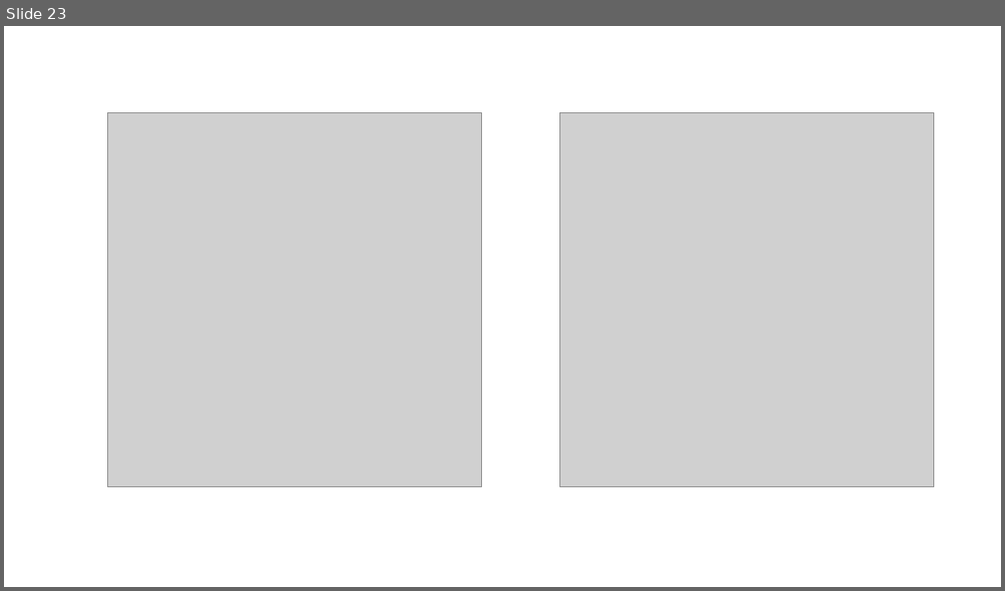
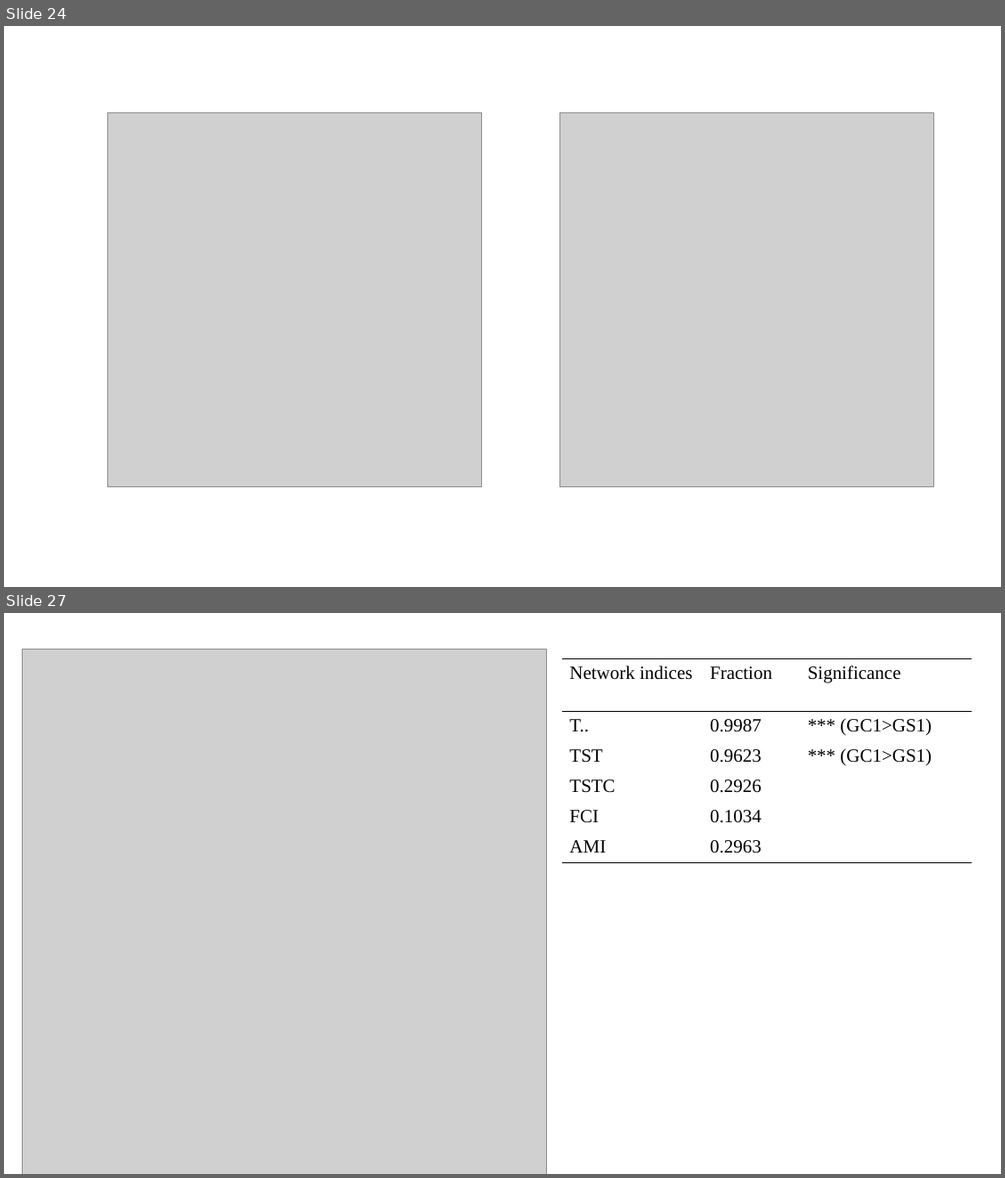
Before and after one commit to chueh1115/GPSC_data, a slide deck: context/thesis_fig.pptx. Shown one above the other, each under a label of ours: slide 23 before the commit, slides 24 and 27 after it; the slides between them are not shown. The pictures are 1005x591 and 1005x1178 pixels, drawn with LibreOffice and Linux fonts; fonts in the diff are those of the drawing; grey boxes stand for pictures. Boxes give left, top, right and bottom in pixels: in the first picture for what was removed or moved away, otherwise in the second. Text is boxed around its words. In the diff, an @@ line names an element or a change of style, - is before the commit and + after.

```diff
--- a/context/thesis_fig.pptx
+++ b/context/thesis_fig.pptx
@@ slide 27 added at (4,613,1001,1174), background #FFFFFF @@
@@ picture added at (22,649,547,1174) @@
@@ table added at (563,659,972,863), 6 rows, 3 columns @@
+Network indices | Fraction | Significance
+T.. | 0.9987 | *** (GC1>GS1)
+TST | 0.9623 | *** (GC1>GS1)
+TSTC | 0.2926 | 
+FCI | 0.1034 | 
+AMI | 0.2963 | 
@@ what was slide 23 is now slide 24 @@
```
Also in this commit, not shown: 4 slides changed, 9 other slides added, 10 slides removed, 26 other files.
